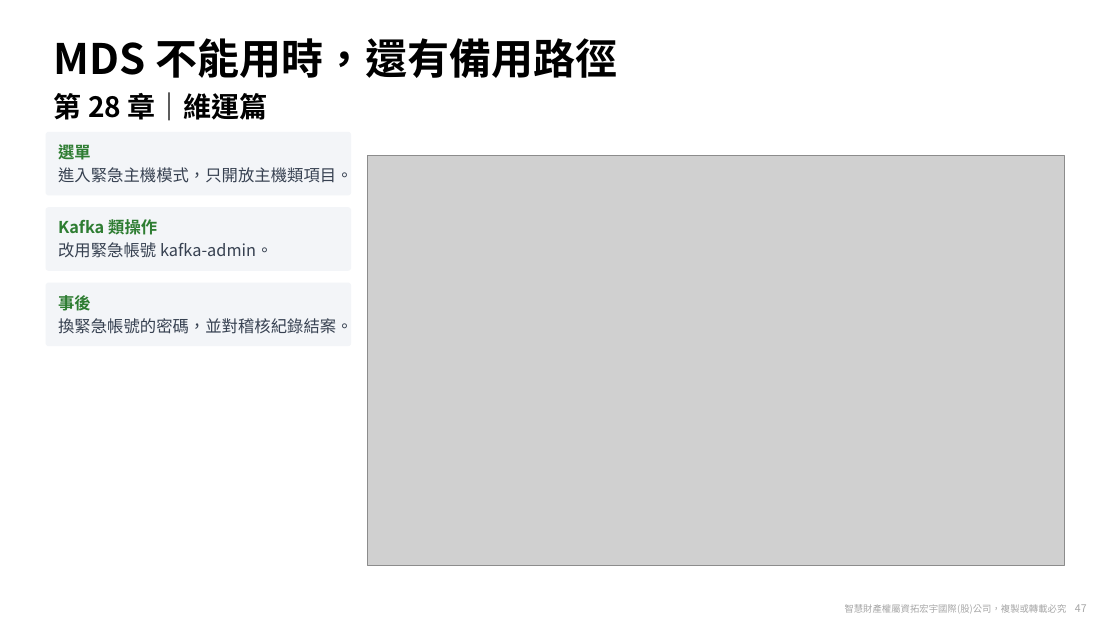
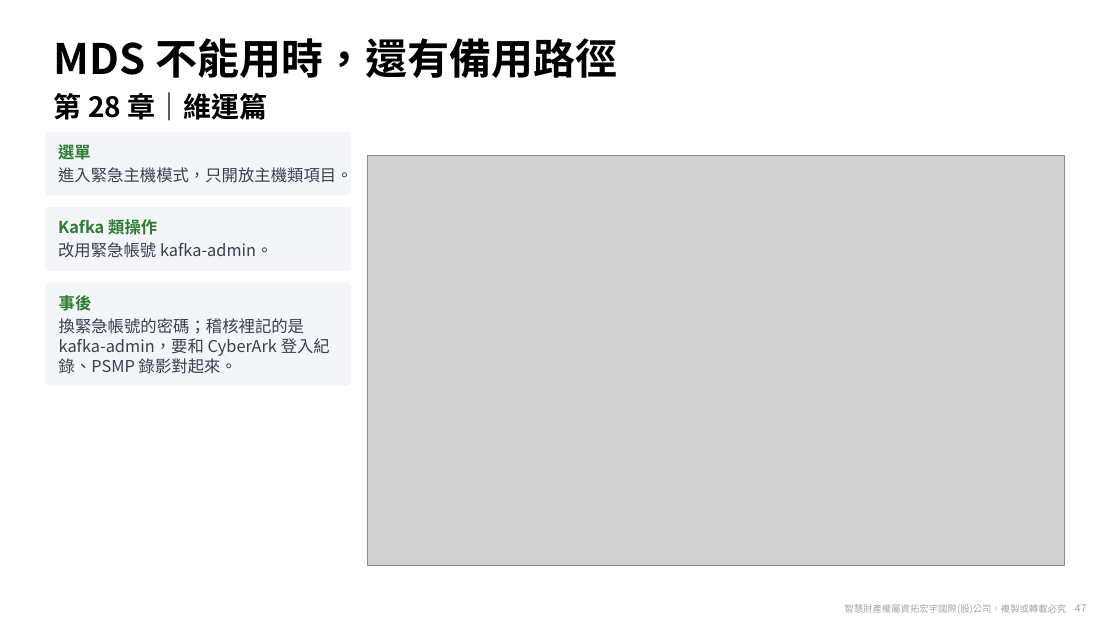
Before and after one commit to zxc81906119/kafka_install_ops, a slide deck: slide 47 of docs/Confluent-手冊導覽.pptx. Drawn at 1120x630 pixels with LibreOffice and Linux fonts; fonts in the diff are those of the drawing; grey boxes stand for pictures; background and template pictures are left out. Boxes give left, top, right and bottom in pixels: in the first picture for what was removed or moved away, otherwise in the second. Text is boxed around its words. In the diff, an @@ line names an element or a change of style, - is before the commit and + after.

```diff
--- a/docs/Confluent-手冊導覽.pptx
+++ b/docs/Confluent-手冊導覽.pptx
@@ rounded rectangle "事後": place and size @@
-rounded rectangle "事後" at [45,282,351,346]
+rounded rectangle "事後" at [45,282,351,386]
@@ text in rounded rectangle at [59,318,330,374]: text changed @@
-換緊急帳號的密碼，並對稽核紀錄結案。
+換緊急帳號的密碼；稽核裡記的是 kafka-admin，要和 CyberArk 登入紀錄、PSMP 錄影對起來。
```
Also in this commit, not shown: 5 other slides changed, 49 other files.
